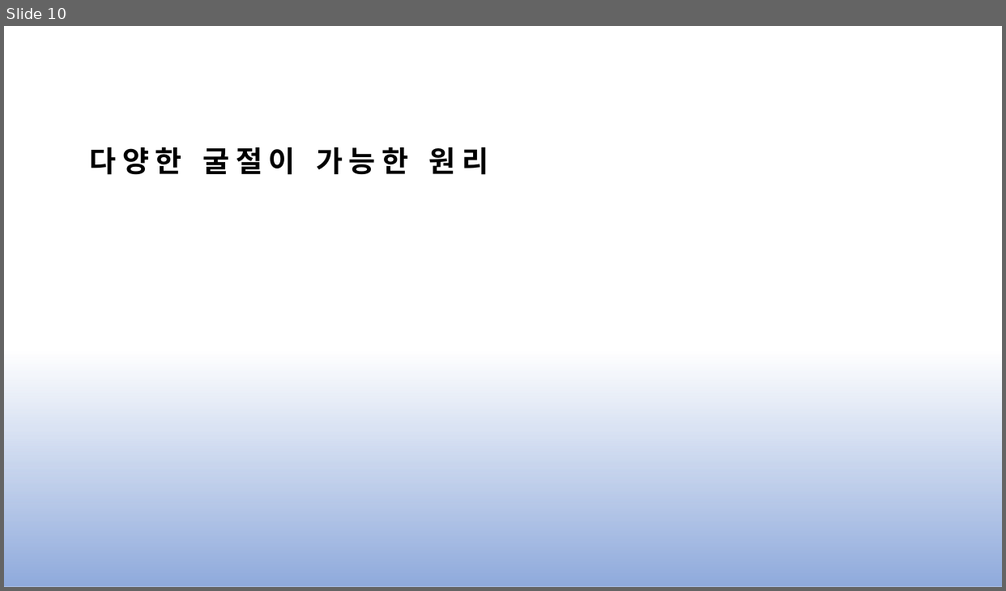
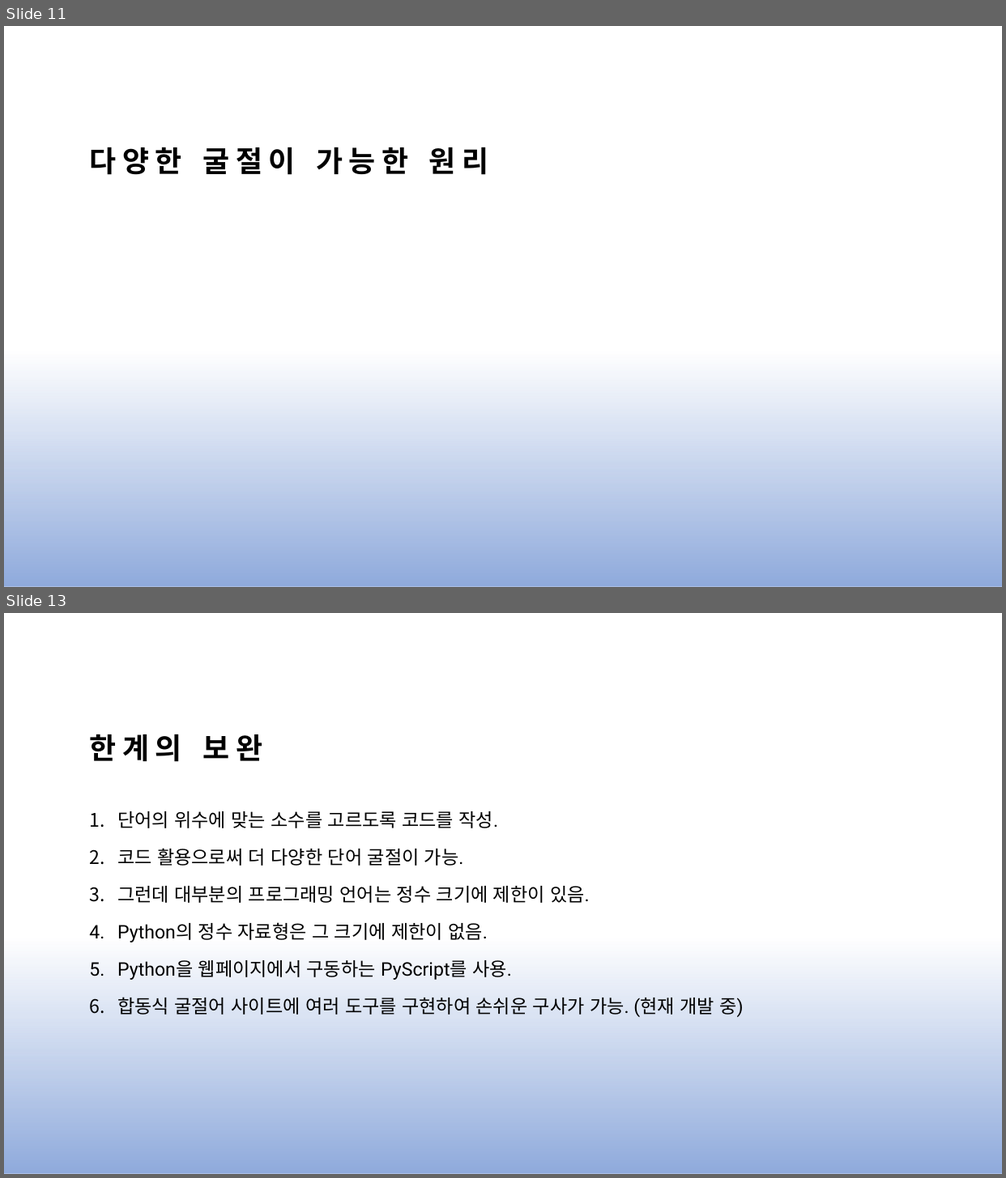
Before and after one commit to js4484821266/congrlang, a slide deck: congrlang.pptx. Shown one above the other, each under a label of ours: slide 10 before the commit, slides 11 and 13 after it; the slides between them are not shown. The pictures are 1006x591 and 1006x1178 pixels, drawn with LibreOffice and Linux fonts; fonts in the diff are those of the drawing; grey boxes stand for pictures. Boxes give left, top, right and bottom in pixels: in the first picture for what was removed or moved away, otherwise in the second. Text is boxed around its words. In the diff, an @@ line names an element or a change of style, - is before the commit and + after.

```diff
--- a/congrlang.pptx
+++ b/congrlang.pptx
@@ slide 13 added at bbox=[4, 613, 1002, 1174], background #FFFFFF; not listed: 1 template element that a slide beside it also shows @@
@@ title added at bbox=[89, 735, 262, 762], 28 pt, text #000000, bold @@
+한계의 보완
@@ text added at bbox=[117, 811, 743, 1017], 18 pt, text #000000 @@
+1. 단어의 위수에 맞는 소수를 고르도록 코드를 작성.
+2. 코드 활용으로써 더 다양한 단어 굴절이 가능.
+3. 그런데 대부분의 프로그래밍 언어는 정수 크기에 제한이 있음.
+4. Python의 정수 자료형은 그 크기에 제한이 없음.
+5. Python을 웹페이지에서 구동하는 PyScript를 사용.
+6. 합동식 굴절어 사이트에 여러 도구를 구현하여 손쉬운 구사가 가능. (현재 개발 중)
@@ what was slide 10 is now slide 11 @@
```
Also in this commit, not shown: 6 slides changed, 5 other slides added.
